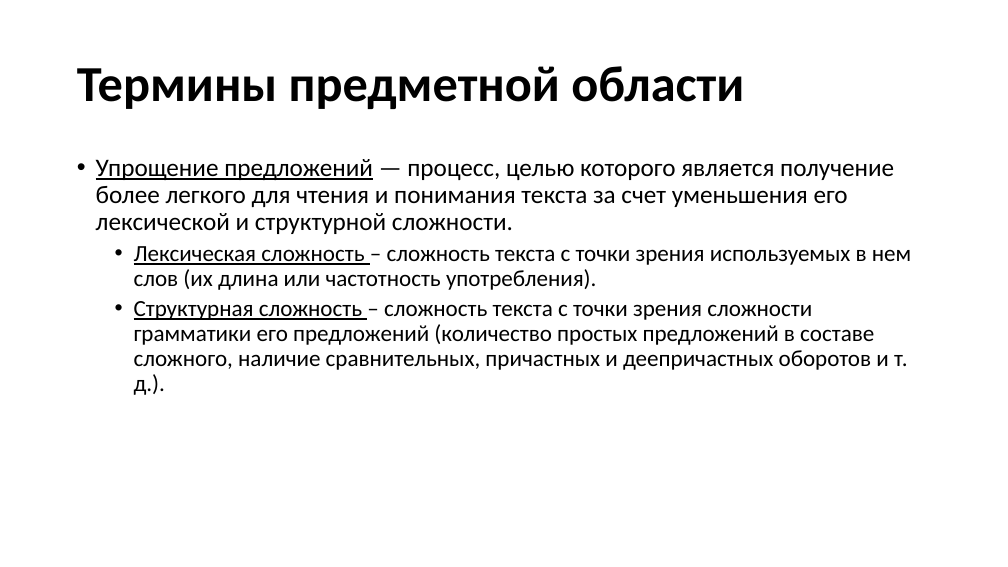
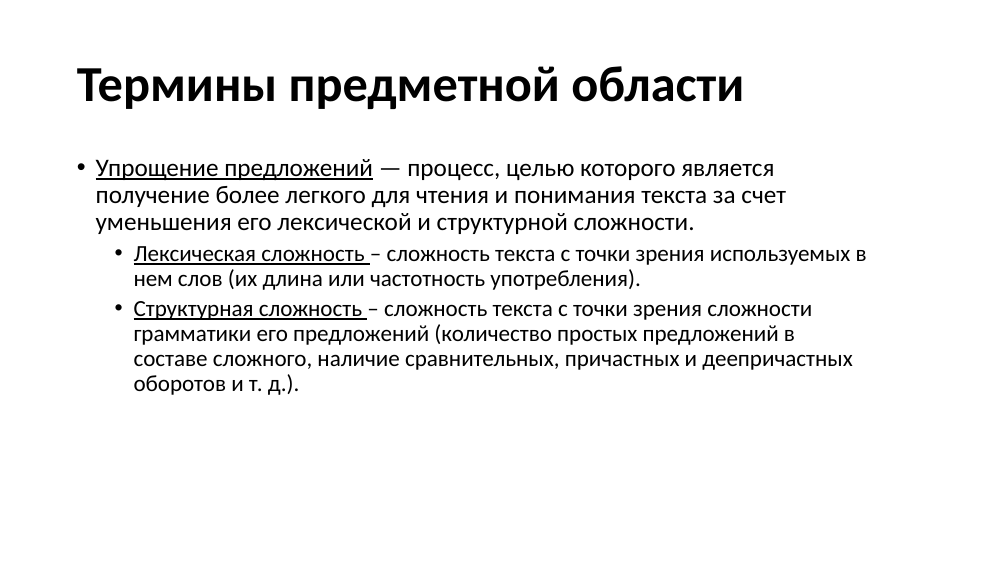
Before and after one commit to alena-zayts/BMSTU_5sem_research_work, a slide deck: slide 3 of PREZ.PPTX. Drawn at 1008x567 pixels with LibreOffice and Linux fonts; fonts in the diff are those of the drawing. Boxes give left, top, right and bottom in pixels: in the first picture for what was removed or moved away, otherwise in the second. Text is boxed around its words. In the diff, an @@ line names an element or a change of style, - is before the commit and + after.

```diff
--- a/PREZ.PPTX
+++ b/PREZ.PPTX
@@ text "Упрощение предложений — процесс, целью ..." rewrapped from [96,159,911,395] to [96,159,867,395] @@
```
Also in this commit, not shown: 3 other slides changed, 12 other files.
